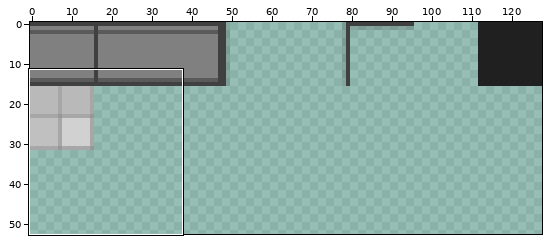
Two states of a sprite sheet, ubi-spoon.gmx/background/images/bg_tiles_facility.png. Above, an overview of the earlier version with the close-up marked.
Close-up. As it was:
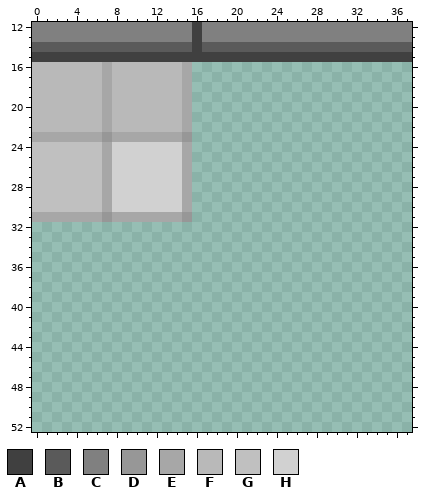
The file is 128x128 pixels. Colours within 5 levels of each other are drawn and written as one. Shown: x 0..37, y 12..52. The wide view leaves out empty margins.
Palette (. is transparent): A #404040  B #5a5a5a  C #808080  D #979797  E #a7a7a7  F #b9b9b9  G #c0c0c0  H #d1d1d1
The same view after the edit:
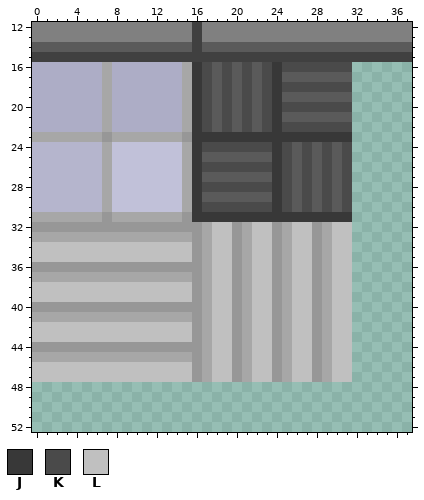
Colours new in this view: J #383838  K #4a4a4a  L #c0c0c0
Difference:
Colour F changes from #b9b9b9 to #adadc6.
Colour G changes from #c0c0c0 to #b5b5cd.
Colour H changes from #d1d1d1 to #c1c1d9.
There is now colour B in row 16 at x 18, 20 and 22; in row 17 at x 18, 20, 22 and 25 to 31; in row 18 at x 18, 20 and 22; in row 19 at x 18, 20, 22 and 25 to 31; in row 20 at x 18, 20 and 22; in row 21 at x 18, 20, 22 and 25 to 31.
There is now colour B in row 22 at x 18, 20 and 22; in row 24 at x 26, 28 and 30; in row 25 at x 17 to 23, 26, 28 and 30; in row 26 at x 26, 28 and 30; in row 27 at x 17 to 23, 26, 28 and 30; in row 28 at x 26, 28 and 30.
There is now colour B in row 29 at x 17 to 23, 26, 28 and 30; in row 30 at x 26, 28 and 30.
There is now colour D in row 32 at x 0 to 16, 20, 24 and 28; in rows 33 to 35 at x 16, 20, 24 and 28; in row 36 at x 0 to 16, 20, 24 and 28; in rows 37 to 39 at x 16, 20, 24 and 28; in row 40 at x 0 to 16, 20, 24 and 28; in rows 41 to 43 at x 16, 20, 24 and 28.
There is now colour D in row 44 at x 0 to 16, 20, 24 and 28; in rows 45 to 47 at x 16, 20, 24 and 28.
There is now colour E in row 32 at x 17, 21, 25 and 29; in row 33 at x 0 to 15, 17, 21, 25 and 29; in rows 34 to 36 at x 17, 21, 25 and 29; in row 37 at x 0 to 15, 17, 21, 25 and 29; in rows 38 to 40 at x 17, 21, 25 and 29; in row 41 at x 0 to 15, 17, 21, 25 and 29.
There is now colour E in rows 42 to 44 at x 17, 21, 25 and 29; in row 45 at x 0 to 15, 17, 21, 25 and 29; in rows 46 to 47 at x 17, 21, 25 and 29.
There is now colour J in rows 16 to 22 at x 16 and 24; in row 23 at x 16 to 31; in rows 24 to 30 at x 16 and 24; in row 31 at x 16 to 31.
There is now colour K in row 16 at x 17, 19, 21, 23 and 25 to 31; in row 17 at x 17, 19, 21 and 23; in row 18 at x 17, 19, 21, 23 and 25 to 31; in row 19 at x 17, 19, 21 and 23; in row 20 at x 17, 19, 21, 23 and 25 to 31; in row 21 at x 17, 19, 21 and 23.
There is now colour K in row 22 at x 17, 19, 21, 23 and 25 to 31; in row 24 at x 17 to 23, 25, 27, 29 and 31; in row 25 at x 25, 27, 29 and 31; in row 26 at x 17 to 23, 25, 27, 29 and 31; in row 27 at x 25, 27, 29 and 31; in row 28 at x 17 to 23, 25, 27, 29 and 31.
There is now colour K in row 29 at x 25, 27, 29 and 31; in row 30 at x 17 to 23, 25, 27, 29 and 31.
There is now colour L in rows 32 to 33 at x 18 to 19, 22 to 23, 26 to 27 and 30 to 31; in rows 34 to 35 at x 0 to 15, 18 to 19, 22 to 23, 26 to 27 and 30 to 31; in rows 36 to 37 at x 18 to 19, 22 to 23, 26 to 27 and 30 to 31; in rows 38 to 39 at x 0 to 15, 18 to 19, 22 to 23, 26 to 27 and 30 to 31; in rows 40 to 41 at x 18 to 19, 22 to 23, 26 to 27 and 30 to 31; in rows 42 to 43 at x 0 to 15, 18 to 19, 22 to 23, 26 to 27 and 30 to 31.
There is now colour L in rows 44 to 45 at x 18 to 19, 22 to 23, 26 to 27 and 30 to 31; in rows 46 to 47 at x 0 to 15, 18 to 19, 22 to 23, 26 to 27 and 30 to 31.
